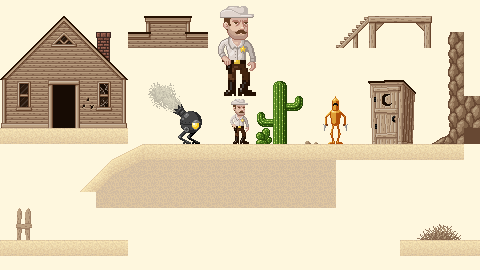
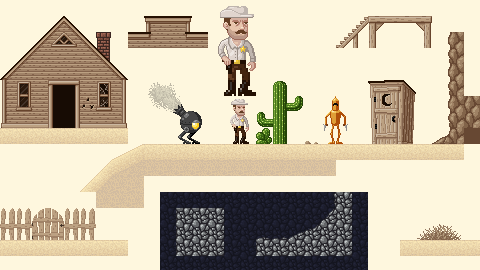
Revision of a layered 480×270 image; what changed, layer by layer:
painted on "Background" over (0, 19, 352, 256)
painted on "Layer" over (160, 192, 368, 270)
